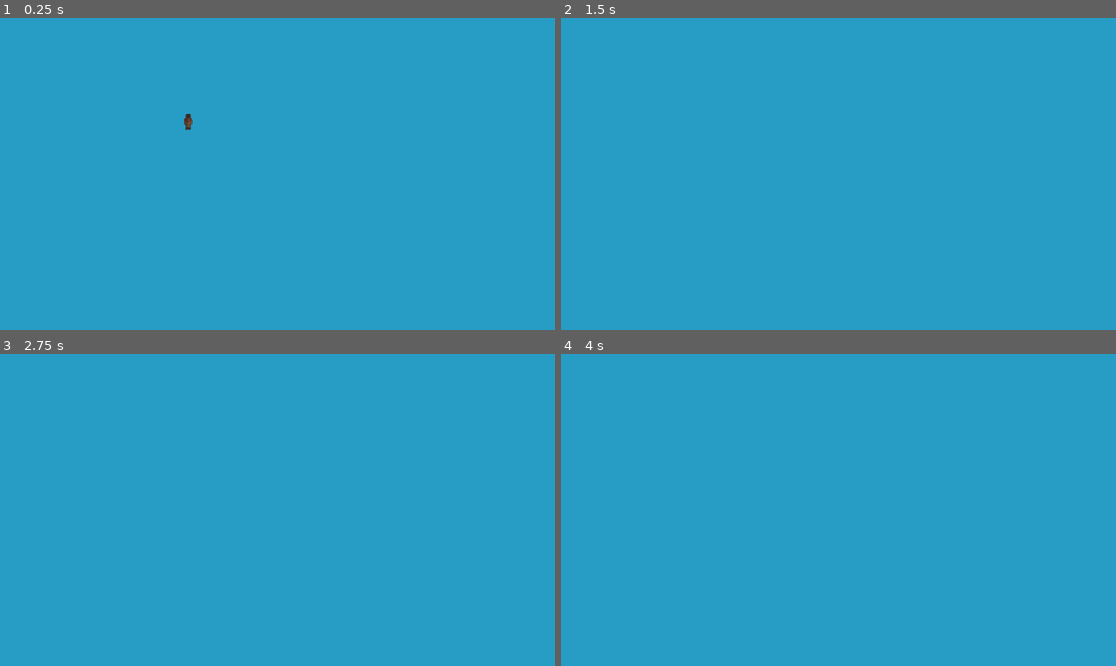
Above: before the commit, frames 1-4 (two rows, left to right).
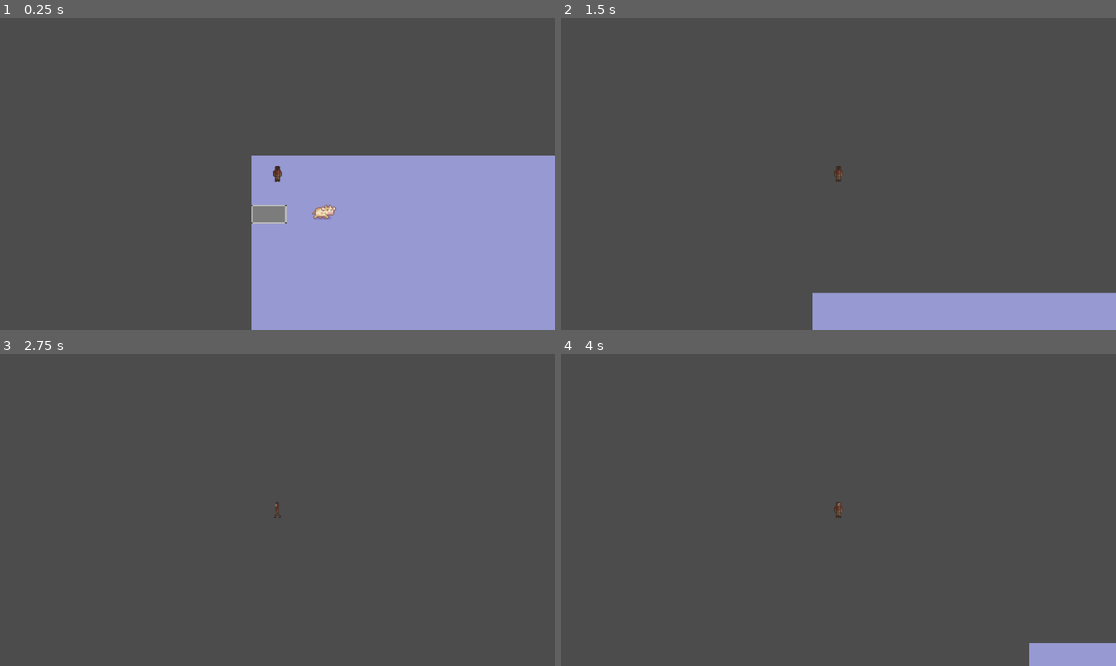
Above: after the commit, the same moments.

Repository: Not-Aaron/archive_dungeon
Game: Godot game, scene res://src/main.tscn
The game is run twice, just before and just after one commit, with the same random seed, the same clock (stepped at 60 frames per second) and the same inputs.
Inputs:
- Up to frame 1 (0.25 s): no input
- Up to frame 2 (1.5 s): tap Enter at 0.5 s; hold W (move_up) from 0.53 s (still down)
- Up to frame 3 (2.75 s): tap Space at 2 s; release W (move_up) at 2.03 s; hold A (move_left) from 2.03 s (still down)
- Up to frame 4 (4 s): tap Enter at 2.75 s; tap Space at 3.5 s; release A (move_left) at 3.53 s; hold S (move_down) from 3.53 s (still down)

The runs differ from the first frame. In frame 1, 100% of the frame differs, in the area x 0-100%, y 0-100%; in frame 2, 100%; in frame 3, 100%; in frame 4, 100%.

Commit message:
partial_buildwork

Diff:
--- /dev/null
+++ b/Wall.tscn
@@ -0,0 +1,22 @@
+[gd_scene load_steps=4 format=2]
+
+[ext_resource path="res://assets/models/placeholder/RL Prototype Tileset 64x64.png" type="Texture" id=1]
+
+[sub_resource type="AtlasTexture" id=1]
+flags = 4
+atlas = ExtResource( 1 )
+region = Rect2( 1.53267, 188.994, 62.2686, 68.256 )
+
+[sub_resource type="RectangleShape2D" id=2]
+extents = Vector2( 31, 33 )
+
+[node name="Wall" type="Node2D"]
+
+[node name="StaticBody2D" type="StaticBody2D" parent="."]
+
+[node name="Sprite" type="Sprite" parent="StaticBody2D"]
+texture = SubResource( 1 )
+
+[node name="CollisionShape2D" type="CollisionShape2D" parent="StaticBody2D"]
+position = Vector2( 0, 2 )
+shape = SubResource( 2 )
--- /dev/null
+++ b/actors/cow/Mob.gd
@@ -0,0 +1,19 @@
+extends RigidBody2D
+
+var health: int = 1
+
+func _ready():
+	$AnimatedSprite.playing = true
+	var mob_types = $AnimatedSprite.frames.get_animation_names()
+	$AnimatedSprite.animation = mob_types[randi() % mob_types.size()]
+
+
+
+
+func _on_VisibilityNotifier2D_screen_exited():
+	queue_free()
+
+func handle_hit():
+	health -= 1
+	if health <= 0:
+		queue_free()
--- /dev/null
+++ b/actors/cow/Mob.tscn
@@ -0,0 +1,41 @@
+[gd_scene load_steps=6 format=2]
+
+[ext_resource path="res://assets/character/hostiles/cow/walk1.png" type="Texture" id=1]
+[ext_resource path="res://assets/character/hostiles/cow/walk2.png" type="Texture" id=2]
+[ext_resource path="res://actors/cow/Mob.gd" type="Script" id=7]
+
+[sub_resource type="SpriteFrames" id=1]
+animations = [ {
+"frames": [ ExtResource( 1 ), ExtResource( 2 ) ],
+"loop": true,
+"name": "walk",
+"speed": 3.0
+} ]
+
+[sub_resource type="CapsuleShape2D" id=2]
+radius = 26.9999
+height = 44.0002
+
+[node name="Mob" type="RigidBody2D" groups=["mobs"]]
+position = Vector2( -1, -8 )
+collision_mask = 0
+gravity_scale = 0.0
+script = ExtResource( 7 )
+__meta__ = {
+"_edit_group_": true
+}
+
+[node name="AnimatedSprite" type="AnimatedSprite" parent="."]
+scale = Vector2( 3, 3 )
+frames = SubResource( 1 )
+animation = "walk"
+playing = true
+
+[node name="CollisionShape2D" type="CollisionShape2D" parent="."]
+position = Vector2( -2, 15 )
+rotation = 1.5708
+shape = SubResource( 2 )
+
+[node name="VisibilityNotifier2D" type="VisibilityNotifier2D" parent="."]
+
+[connection signal="screen_exited" from="VisibilityNotifier2D" to="." method="_on_VisibilityNotifier2D_screen_exited"]
--- /dev/null
+++ b/actors/player/player.tscn
@@ -0,0 +1,48 @@
+[gd_scene load_steps=12 format=2]
+
+[ext_resource path="res://assets/player/down1.png" type="Texture" id=1]
+[ext_resource path="res://assets/player/up1.png" type="Texture" id=2]
+[ext_resource path="res://assets/player/right1.png" type="Texture" id=3]
+[ext_resource path="res://assets/player/left2.png" type="Texture" id=4]
+[ext_resource path="res://assets/player/up2.png" type="Texture" id=5]
+[ext_resource path="res://assets/player/left1.png" type="Texture" id=6]
+[ext_resource path="res://actors/player/player.gd" type="Script" id=7]
+[ext_resource path="res://assets/player/right2.png" type="Texture" id=8]
+[ext_resource path="res://assets/player/down2.png" type="Texture" id=9]
+
+[sub_resource type="RectangleShape2D" id=1]
+extents = Vector2( 16, 24 )
+
+[sub_resource type="SpriteFrames" id=2]
+animations = [ {
+"frames": [ ExtResource( 1 ), ExtResource( 9 ) ],
+"loop": true,
+"name": "down",
+"speed": 5.0
+}, {
+"frames": [ ExtResource( 6 ), ExtResource( 4 ) ],
+"loop": true,
+"name": "left",
+"speed": 5.0
+}, {
+"frames": [ ExtResource( 3 ), ExtResource( 8 ) ],
+"loop": true,
+"name": "right",
+"speed": 5.0
+}, {
+"frames": [ ExtResource( 2 ), ExtResource( 5 ) ],
+"loop": true,
+"name": "up",
+"speed": 5.0
+} ]
+
+[node name="Player" type="KinematicBody2D"]
+script = ExtResource( 7 )
+
+[node name="CollisionBox" type="CollisionShape2D" parent="."]
+shape = SubResource( 1 )
+
+[node name="AnimatedSprite" type="AnimatedSprite" parent="."]
+scale = Vector2( 3, 3 )
+frames = SubResource( 2 )
+animation = "up"
--- a/src/actors/player/player.tscn
+++ /dev/null
@@ -1,48 +0,0 @@
-[gd_scene load_steps=12 format=2]
-
-[ext_resource path="res://src/actors/player/player.gd" type="Script" id=1]
-[ext_resource path="res://assets/player/right2.png" type="Texture" id=2]
-[ext_resource path="res://assets/player/down2.png" type="Texture" id=3]
-[ext_resource path="res://assets/player/left1.png" type="Texture" id=4]
-[ext_resource path="res://assets/player/left2.png" type="Texture" id=5]
-[ext_resource path="res://assets/player/down1.png" type="Texture" id=6]
-[ext_resource path="res://assets/player/up1.png" type="Texture" id=7]
-[ext_resource path="res://assets/player/right1.png" type="Texture" id=8]
-[ext_resource path="res://assets/player/up2.png" type="Texture" id=9]
-
-[sub_resource type="RectangleShape2D" id=1]
-extents = Vector2( 16, 24 )
-
-[sub_resource type="SpriteFrames" id=2]
-animations = [ {
-"frames": [ ExtResource( 6 ), ExtResource( 3 ) ],
-"loop": true,
-"name": "down",
-"speed": 5.0
-}, {
-"frames": [ ExtResource( 4 ), ExtResource( 5 ) ],
-"loop": true,
-"name": "left",
-"speed": 5.0
-}, {
-"frames": [ ExtResource( 8 ), ExtResource( 2 ) ],
-"loop": true,
-"name": "right",
-"speed": 5.0
-}, {
-"frames": [ ExtResource( 7 ), ExtResource( 9 ) ],
-"loop": true,
-"name": "up",
-"speed": 5.0
-} ]
-
-[node name="Player" type="KinematicBody2D"]
-script = ExtResource( 1 )
-
-[node name="CollisionBox" type="CollisionShape2D" parent="."]
-shape = SubResource( 1 )
-
-[node name="AnimatedSprite" type="AnimatedSprite" parent="."]
-scale = Vector2( 3, 3 )
-frames = SubResource( 2 )
-animation = "up"
--- a/src/main.tscn
+++ b/src/main.tscn
@@ -1,15 +1,34 @@
-[gd_scene load_steps=2 format=2]
+[gd_scene load_steps=4 format=2]
 
-[ext_resource path="res://src/actors/player/player.tscn" type="PackedScene" id=1]
+[ext_resource path="res://actors/player/player.tscn" type="PackedScene" id=1]
+[ext_resource path="res://Wall.tscn" type="PackedScene" id=2]
+[ext_resource path="res://actors/cow/Mob.tscn" type="PackedScene" id=3]
 
-[node name="ColorRect" type="ColorRect"]
+[node name="Node2D" type="Node2D"]
+
+[node name="ColorRect" type="ColorRect" parent="."]
 anchor_right = 1.0
 anchor_bottom = 1.0
-color = Color( 0.156863, 0.619608, 0.780392, 1 )
+margin_right = 1920.0
+margin_bottom = 1080.0
+color = Color( 0.596078, 0.603922, 0.827451, 1 )
 __meta__ = {
 "_edit_lock_": true
 }
 
-[node name="Player" parent="." instance=ExtResource( 1 )]
-position = Vector2( 651, 360 )
+[node name="Player" parent="ColorRect" instance=ExtResource( 1 )]
+position = Vector2( 90, 64 )
 collision_mask = 4
+
+[node name="Camera2D" type="Camera2D" parent="ColorRect/Player"]
+current = true
+
+[node name="Wall" parent="." instance=ExtResource( 2 )]
+position = Vector2( 61, 202 )
+scale = Vector2( 2, 1 )
+
+[node name="Mob" parent="." instance=ExtResource( 3 )]
+position = Vector2( 250, 180 )
+
+[node name="Mob2" parent="." instance=ExtResource( 3 )]
+position = Vector2( 250, 180 )
Renamed: src/actors/player/physics.gd -> actors/player/physics.gd
Renamed: src/actors/player/player.gd -> actors/player/player.gd
Binary file added: assets/character/hostiles/cow/walk1.png
Not shown, added: assets/character/hostiles/cow/walk1.png.import
Binary file added: assets/character/hostiles/cow/walk2.png
Not shown, added: assets/character/hostiles/cow/walk2.png.import
Binary file added: assets/models/placeholder/RL Prototype Tileset 64x64.png
Not shown, added: assets/models/placeholder/RL Prototype Tileset 64x64.png.import
Not shown, removed: builds/web/index.apple-touch-icon.png.import
Not shown, removed: builds/web/index.icon.png.import
Not shown, removed: builds/web/index.png.import
Not shown, changed: builds/macos/archive_dungeon.zip
(and 12 more such lines)
